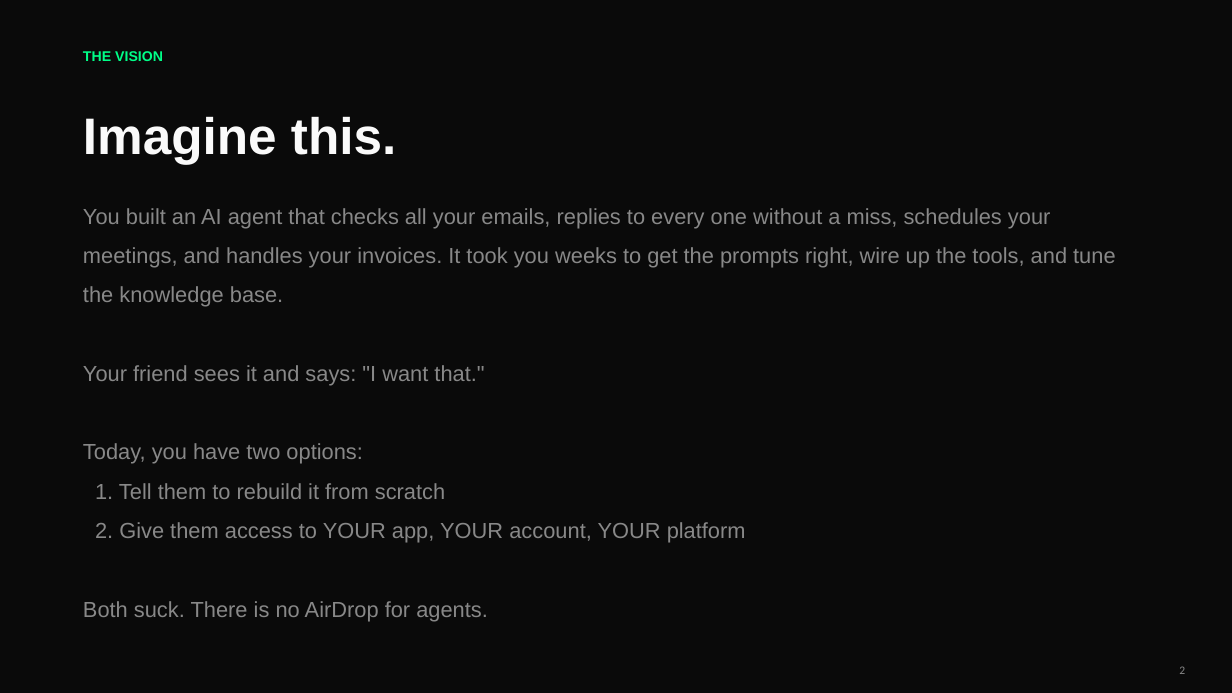
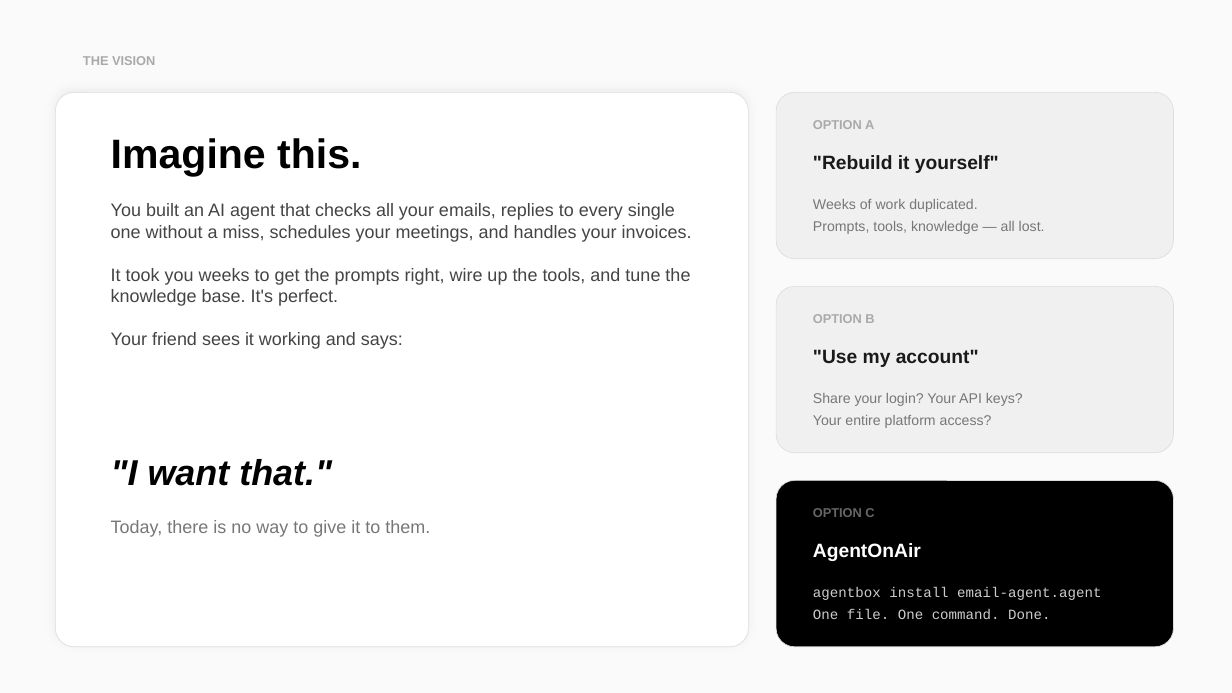
Before and after one commit to piyushhhxyz/AgentsOnAir, a slide deck: slide 2 of pitch-deck/AgentOnAir-Pitch.pptx. Drawn at 1232x693 pixels with LibreOffice and Linux fonts; fonts in the diff are those of the drawing. Boxes give left, top, right and bottom in pixels: in the first picture for what was removed or moved away, otherwise in the second. Text is boxed around its words. In the diff, an @@ line names an element or a change of style, - is before the commit and + after.

Commit message:
Rebuild pitch deck: light theme, monochromatic, bento layout, 21 slides
Complete redesign with:
- Light off-white background, monochromatic black/gray palette
- Bento grid layouts with rounded cards and subtle shadows
- 4 section dividers (black bg) for the user's 4 key questions
- Personal assistant narrative front and center (email agent story)
- Deep research with citations: MarketsandMarkets, Stack Overflow 2025,
  PwC, Gartner, npm/Docker/HuggingFace precedents
- Route to first 100 users playbook
- Business model with MRR projections
- Competitive landscape table
- 21 slides total, 488KB

```diff
--- a/pitch-deck/AgentOnAir-Pitch.pptx
+++ b/pitch-deck/AgentOnAir-Pitch.pptx
@@ background #0A0A0A to #FAFAFA @@
@@ text "THE VISION" at [83, 56, 155, 65]: size 11 to 10 pt, text colour #00FF88 to #AAAAAA @@
@@ rounded rectangle added at [55, 92, 749, 647], fill #FFFFFF, outline #DDDDDD 0.5 pt @@
@@ rounded rectangle added at [776, 92, 1174, 259], fill #F0F0F0, outline #DDDDDD 0.5 pt @@
@@ text "Imagine this.": place and size @@
-text "Imagine this." at [83, 116, 396, 164]
+text "Imagine this." at [111, 138, 361, 177]
@@ text "Imagine this." at [111, 138, 361, 177]: size 40 to 32 pt, text colour #FAFAFA to #000000 @@
@@ text added at [813, 120, 874, 129], 10 pt, text #AAAAAA, bold @@
+OPTION A
@@ text added at [813, 155, 999, 173], 15 pt, text #1A1A1A, bold @@
+"Rebuild it yourself"
@@ text at [111, 203, 692, 349]: text changed; size 17 to 14 pt; text colour #888888 to #444444 @@
-You built an AI agent that checks all your emails, replies to every one without a miss, schedules your meetings, and handles your invoices. It took you weeks to get the prompts right, wire up the tools, and tune the knowledge base.
-Your friend sees it and says: "I want that."
-Today, you have two options:
-1. Tell them to rebuild it from scratch
-2. Give them access to YOUR app, YOUR account, YOUR platform
-Both suck. There is no AirDrop for agents.
+You built an AI agent that checks all your emails, replies to every single one without a miss, schedules your meetings, and handles your invoices.
+It took you weeks to get the prompts right, wire up the tools, and tune the knowledge base. It's perfect.
+Your friend sees it working and says:
@@ text added at [813, 199, 1045, 234], 11 pt, text #777777 @@
+Weeks of work duplicated.
+Prompts, tools, knowledge — all lost.
@@ rounded rectangle added at [776, 287, 1174, 453], fill #F0F0F0, outline #DDDDDD 0.5 pt @@
@@ text added at [813, 314, 874, 323], 10 pt, text #AAAAAA, bold @@
+OPTION B
@@ text added at [813, 349, 979, 367], 15 pt, text #1A1A1A, bold @@
+"Use my account"
@@ text added at [813, 393, 1023, 428], 11 pt, text #777777 @@
+Share your login? Your API keys?
+Your entire platform access?
@@ text added at [111, 459, 332, 486], 28 pt, text #000000, bold, italic @@
+"I want that."
@@ rounded rectangle added at [776, 481, 1174, 647], fill #000000, outline #DDDDDD 0.5 pt @@
@@ text added at [813, 508, 874, 517], 10 pt, text #666666, bold @@
+OPTION C
@@ text added at [111, 520, 430, 537], 14 pt, text #777777 @@
+Today, there is no way to give it to them.
@@ text added at [813, 543, 921, 561], 15 pt, text #FFFFFF, bold @@
+AgentOnAir
@@ text added at [813, 587, 1101, 619], 11 pt, text #CCCCCC @@
+agentbox install email-agent.agent
+One file. One command. Done.
@@ page number removed at [1179, 666, 1185, 674] @@
-2
```
Also in this commit, not shown: 17 other slides changed, 3 slides added, 4 slides removed.
